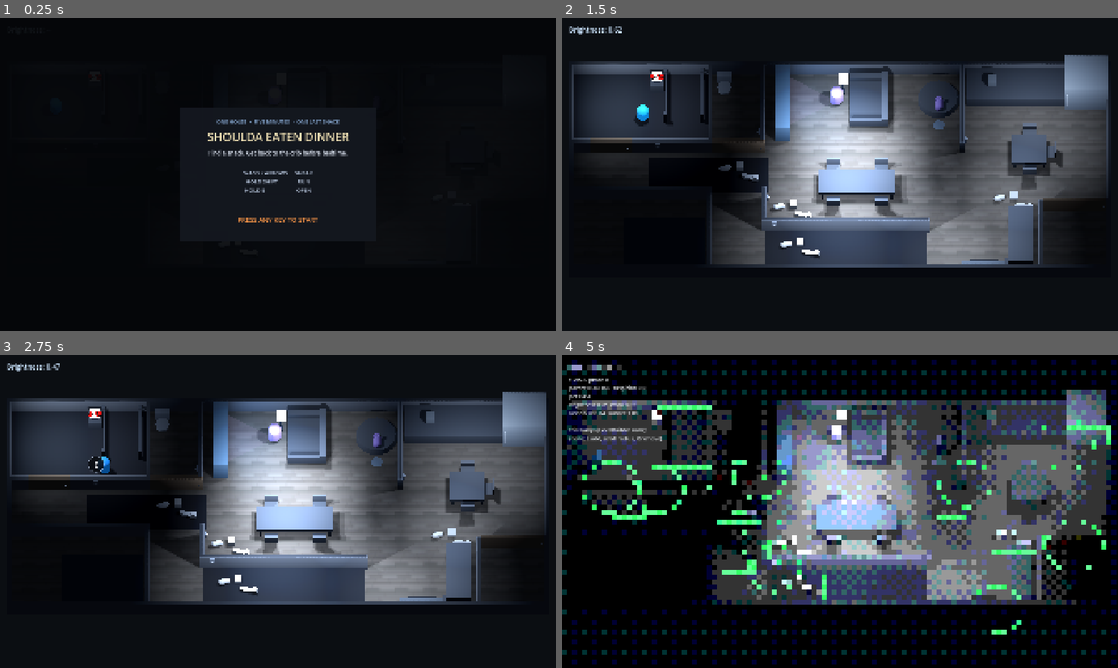
Above: before the commit, frames 1-4 (two rows, left to right).
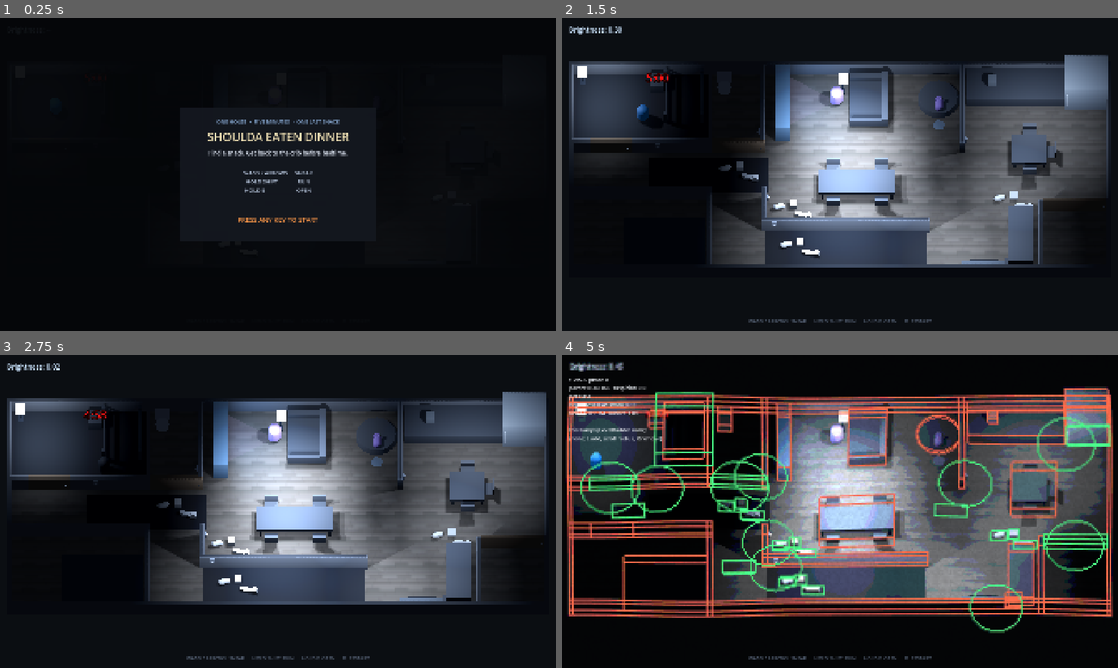
Above: after the commit, the same moments.

Repository: mrglass86/gmtk-gamejam-2026
Game: Godot game, scene res://scenes/Main.tscn
Two runs of this game, one before a commit and one after it. Both use one fixed random seed, a clock stepped at 60 frames per second and the inputs below. Sound files missing from this copy of the repository are replaced by a short silence.
Inputs (mouse positions are in pixels of both pictures, inside the frame that each line leads up to):
- Up to frame 1 (0.25 s): no input
- Up to frame 2 (1.5 s): tap Enter at 0.5 s; move the mouse to (962, 158) at 0.52 s; hold D (move_right) 0.53-1.28 s; hold E (interact) 0.53-1.28 s; click (962, 158) at 0.67 s; tap Space at 0.77 s; tap Shift (run) at 0.8, 1.35 s; move the mouse to (728, 190) at 1.27 s; hold S (move_back) from 1.28 s (still down); click (728, 190) at 1.42 s
- Up to frame 3 (2.75 s): tap Space at 1.52 s; tap E (interact) at 1.55 s; move the mouse to (333, 442) at 2.02 s; release S (move_back) at 2.03 s; hold D (move_right) from 2.03 s (still down); hold E (interact) from 2.03 s (still down); click (333, 442) at 2.17 s; tap Shift (run) at 2.3 s
- Up to frame 4 (5 s): tap R (restart) at 2.75, 3.5 s; move the mouse to (812, 574) at 2.77 s; release D (move_right) at 2.78 s; release E (interact) at 2.78 s; hold W (move_forward) 2.78-3.53 s; tap Shift (run) at 2.85 s; click (812, 574) at 2.92 s; tap Space at 3.02, 3.77, 4.52 s; tap E (interact) at 3.05, 4.55 s; move the mouse to (1006, 558) at 3.52 s; hold Shift (run) 3.53-4.28 s; hold A (move_left) from 3.53 s (still down); tap G at 3.6 s; click (1006, 558) at 3.67 s; tap \ (debug_overlay) at 4.15 s; move the mouse to (673, 464) at 4.27 s; tap B at 4.35 s; click (673, 464) at 4.42 s; tap K (debug_remove_lamp) at 4.9 s

The runs differ from the first frame. In frame 2, 3.7% of the frame differs, in the area x 1-67%, y 2-98%; in frame 3, 3.5%; in frame 4, 48%, in the area x 0-100%, y 1-99%.

Commit message:
Paper stop-motion filter, sightline interactions, fair toy hitboxes, red world wireframes, margin controls, bigger clock, corner lamp

Diff:
--- a/game/scenes/Main.tscn
+++ b/game/scenes/Main.tscn
@@ -353,9 +353,9 @@
 position = Vector3(-10.2, 1.0, -5.6)
 modulate = Color(0.95, 0.08, 0.08, 1)
 outline_modulate = Color(0.08, 0.01, 0.01, 1)
-font_size = 48
-outline_size = 8
-pixel_size = 0.008
+font_size = 64
+outline_size = 10
+pixel_size = 0.01
 billboard = 1
 no_depth_test = true
 text = "5:00"
@@ -458,6 +458,21 @@
 grow_vertical = 2
 mouse_filter = 2
 script = ExtResource("18_interact_hud")
+
+[node name="ControlsHint" type="Label" parent="GameFlow"]
+anchors_preset = 12
+anchor_top = 1.0
+anchor_right = 1.0
+anchor_bottom = 1.0
+offset_top = -46.0
+offset_bottom = -14.0
+grow_horizontal = 2
+grow_vertical = 0
+theme_override_colors/font_color = Color(0.5, 0.57, 0.68, 0.66)
+theme_override_font_sizes/font_size = 17
+text = "WASD / ARROWS  SNEAK      HOLD SHIFT  RUN      HOLD E  OPEN      R  RESTART"
+horizontal_alignment = 1
+mouse_filter = 2
 
 [node name="TitleCard" type="Control" parent="GameFlow"]
 layout_mode = 3
--- a/game/scripts/DebugTools.gd
+++ b/game/scripts/DebugTools.gd
@@ -386,6 +386,36 @@
 	line_material.no_depth_test = true
 	instance.material_override = line_material
 	_collision_debug_root.add_child(instance)
+
+	# World collision (walls, furniture, props) draws in red so wrong-side
+	# interactions and blocked routes are inspectable (2026-07-25).
+	var world_lines: ImmediateMesh = ImmediateMesh.new()
+	world_lines.surface_begin(Mesh.PRIMITIVE_LINES)
+	for candidate: Node in get_tree().get_nodes_in_group("nav_source"):
+		if candidate is NoiseSurface:
+			continue
+		var static_body: StaticBody3D = candidate as StaticBody3D
+		if static_body == null:
+			continue
+		if _is_floor_surface_body(static_body):
+			continue
+		_append_collision_shapes(world_lines, static_body)
+	world_lines.surface_end()
+	var world_instance: MeshInstance3D = MeshInstance3D.new()
+	world_instance.mesh = world_lines
+	var world_material: StandardMaterial3D = StandardMaterial3D.new()
+	world_material.shading_mode = BaseMaterial3D.SHADING_MODE_UNSHADED
+	world_material.albedo_color = Color(0.95, 0.32, 0.25)
+	world_material.no_depth_test = true
+	world_instance.material_override = world_material
+	_collision_debug_root.add_child(world_instance)
+
+
+func _is_floor_surface_body(body: StaticBody3D) -> bool:
+	for group: StringName in body.get_groups():
+		if String(group).begins_with("surface_"):
+			return true
+	return false
 
 
 func _append_collision_shapes(lines: ImmediateMesh, root: Node3D) -> void:
--- a/game/scripts/LevelBuilder.gd
+++ b/game/scripts/LevelBuilder.gd
@@ -155,14 +155,17 @@
 
 
 func _build_lights() -> void:
+	# Floor lamp in the far west corner so nothing obstructs the nightstand
+	# clock — the countdown itself (2026-07-25 ruling). The analytic pool
+	# moves with it: the crib side of the bedroom reads darker now.
 	_add_omni(
 		"KidLampVisual",
 		"bedroom",
-		Vector3(-10.2, 1.12, -5.6),
+		Vector3(-14.35, 1.12, -5.85),
 		0.85,
-		0.70,
+		0.0,
 		-1.0,
-		Vector3(-10.8, 4.5, -3.8)
+		Vector3(-13.8, 4.5, -4.6)
 	)
 	_add_omni(
 		"LivingLampVisual",
--- a/game/scripts/Main.gd
+++ b/game/scripts/Main.gd
@@ -121,7 +121,7 @@
 
 
 func _verify_light_system() -> void:
-	var bedroom_anchor: Vector3 = Vector3(-10.2, 0.0, -5.6)
+	var bedroom_anchor: Vector3 = Vector3(-14.35, 0.0, -5.85)
 	assert(is_equal_approx(LightSystem.get_brightness_at(bedroom_anchor), 1.0))
 	assert(is_zero_approx(LightSystem.get_brightness_at(Vector3(-30.0, 0.0, 0.0))))
 
@@ -298,9 +298,16 @@
 		var hazard: NoiseSurface = get_node("Level/%s" % hazard_name) as NoiseSurface
 		assert(hazard.surface_height <= 0.03, "%s is too tall to walk over." % hazard_name)
 		var collisions: Array[Node] = hazard.find_children("*", "CollisionShape3D", true, false)
-		assert(collisions.size() == 1, "%s needs exactly one overlay collider." % hazard_name)
-		var collision: CollisionShape3D = collisions[0] as CollisionShape3D
-		assert(collision.position.y >= 0.0, "%s collision is not floor-flush." % hazard_name)
+		var expected_colliders: int = (
+			3 if hazard.is_in_group(&"surface_toys") else 1
+		)
+		assert(
+			collisions.size() == expected_colliders,
+			"%s has the wrong overlay collider count." % hazard_name
+		)
+		for collision_node: Node in collisions:
+			var collision: CollisionShape3D = collision_node as CollisionShape3D
+			assert(collision.position.y >= 0.0, "%s collision is not floor-flush." % hazard_name)
 
 	var bathroom_door: DinnerDoor = get_node(
 		"Level/BathroomDoor"
@@ -1058,14 +1065,17 @@
 			true,
 			false
 		)
-		assert(collisions.size() == 1)
-		var overlay_shape: BoxShape3D = (
-			(collisions[0] as CollisionShape3D).shape as BoxShape3D
-		)
-		assert(overlay_shape != null)
-		assert(is_equal_approx(overlay_shape.size.x, toy.surface_size.x))
-		assert(is_equal_approx(overlay_shape.size.y, toy.surface_height))
-		assert(is_equal_approx(overlay_shape.size.z, toy.surface_size.y))
+		# Per-piece trap colliders (2026-07-25 fairness ruling): pill, train,
+		# and block each carry a tight box; no blanket collider remains.
+		assert(collisions.size() == 3)
+		for collision_node: Node in collisions:
+			var piece_shape: BoxShape3D = (
+				(collision_node as CollisionShape3D).shape as BoxShape3D
+			)
+			assert(piece_shape != null)
+			assert(is_equal_approx(piece_shape.size.y, toy.surface_height))
+			assert(piece_shape.size.x < toy.surface_size.x)
+			assert(piece_shape.size.z < toy.surface_size.y)
 		assert(toy.get_node("ToyPill") is MeshInstance3D)
 		assert(toy.get_node("ToyBlock") is MeshInstance3D)
 		var train: Node3D = toy.get_node("ToyTrain") as Node3D
@@ -1345,7 +1355,7 @@
 	var capsule_material: StandardMaterial3D = player.get(
 		"_capsule_material"
 	) as StandardMaterial3D
-	player.global_position = Vector3(-10.2, 0.6, -5.6)
+	player.global_position = Vector3(-14.35, 0.6, -5.85)
 	player.call("_update_capsule_readout")
 	var lit_brightness: float = LightSystem.get_brightness_at(
 		player.global_position
@@ -2068,9 +2078,10 @@
 	for toy_name: String in ["ToyHallRug", "ToyDining", "ToyCarpet"]:
 		var toy: NoiseSurface = level.get_node(toy_name) as NoiseSurface
 		assert(toy.surface_height <= 0.03)
+		# Per-piece trap colliders (2026-07-25 fairness ruling).
 		assert(
 			toy.find_children("*", "CollisionShape3D", true, false).size()
-			== 1
+			== 3
 		)
 		assert(
 			toy.find_children("*", "MeshInstance3D", true, false).size()
@@ -2687,32 +2698,10 @@
 		) as MeshInstance3D
 		assert(toggle.position.normalized().dot(normal) > 0.99)
 
-	var fixture_rows: Array[Dictionary] = [
-		{"fixture": "KidLampVisual", "support": "Nightstand"},
-	]
-	for fixture_row: Dictionary in fixture_rows:
-		var fixture: Node3D = level.get_node(
-			fixture_row["fixture"]
-		) as Node3D
-		var base: MeshInstance3D = fixture.get_node("Base") as MeshInstance3D
-		var base_bounds: AABB = base.global_transform * base.get_aabb()
-		var support: Node3D = level.get_node(
-			fixture_row["support"]
-		) as Node3D
-		var support_bounds: AABB
-		if fixture_row.has("surface"):
-			var surface: MeshInstance3D = support.get_node(
-				fixture_row["surface"]
-			) as MeshInstance3D
-			support_bounds = surface.global_transform * surface.get_aabb()
-		else:
-			support_bounds = _visible_mesh_world_aabb(support)
-		assert(
-			absf(base_bounds.position.y - support_bounds.end.y) < 0.01,
-			"%s does not sit on %s."
-			% [fixture_row["fixture"], fixture_row["support"]]
-		)
+	# The kid lamp stands on the floor in the far corner so nothing obstructs
+	# the nightstand clock — the countdown itself (2026-07-25 ruling).
 	for floor_fixture_name: String in [
+		"KidLampVisual",
 		"LivingLampVisual",
 	]:
 		var floor_base: MeshInstance3D = level.get_node(
@@ -2763,19 +2752,21 @@
 	}
 	for hazard_name: String in hazard_support_tops:
 		var hazard: NoiseSurface = level.get_node(hazard_name) as NoiseSurface
-		var hazard_collision: CollisionShape3D = hazard.find_children(
+		for hazard_shape: Node in hazard.find_children(
 			"*",
 			"CollisionShape3D",
 			true,
 			false
-		)[0] as CollisionShape3D
-		var hazard_bounds: AABB = _collision_world_aabb(hazard_collision)
-		assert(
-			is_equal_approx(
-				hazard_bounds.position.y,
-				float(hazard_support_tops[hazard_name])
+		):
+			var hazard_bounds: AABB = _collision_world_aabb(
+				hazard_shape as CollisionShape3D
 			)
-		)
+			assert(
+				is_equal_approx(
+					hazard_bounds.position.y,
+					float(hazard_support_tops[hazard_name])
+				)
+			)
 
 	var navigation_region: NavigationRegion3D = (
 		$Level/NavigationRegion3D as NavigationRegion3D
--- a/game/scripts/NoiseSurface.gd
+++ b/game/scripts/NoiseSurface.gd
@@ -49,6 +49,8 @@
 		elif surface_group == &"surface_toys":
 			if show_surface_visual:
 				_build_toy_shapes()
+			_add_toy_piece_collisions()
+			shape = null
 		else:
 			var box_mesh: BoxMesh = BoxMesh.new()
 			box_mesh.size = Vector3(
@@ -75,10 +77,46 @@
 		mesh_instance.position.y = surface_height * 0.5
 		add_child(mesh_instance)
 
-	var collision: CollisionShape3D = CollisionShape3D.new()
-	collision.shape = shape
-	collision.position.y = surface_height * 0.5
-	add_child(collision)
+	if shape != null:
+		var collision: CollisionShape3D = CollisionShape3D.new()
+		collision.shape = shape
+		collision.position.y = surface_height * 0.5
+		add_child(collision)
+
+
+## Tighter per-piece trap colliders (2026-07-25 fairness ruling): the squeak
+## fires on the pill, train, and block themselves — with a small grace margin
+## — not on the empty floor between them. Mirrors _build_toy_shapes layout.
+func _add_toy_piece_collisions() -> void:
+	var spread_x: float = maxf(surface_size.x, 1.8)
+	var spread_z: float = maxf(surface_size.y, 0.9)
+	var piece_boxes: Array[Dictionary] = [
+		{
+			"center": Vector2(-spread_x * 0.31, -spread_z * 0.2),
+			"size": Vector2(0.92, 0.62),
+		},
+		{
+			"center": Vector2(spread_x * 0.25, spread_z * 0.18),
+			"size": Vector2(1.25, 0.58),
+		},
+		{
+			"center": Vector2(0.0, -spread_z * 0.3),
+			"size": Vector2(0.64, 0.64),
+		},
+	]
+	for piece: Dictionary in piece_boxes:
+		var piece_center: Vector2 = piece["center"]
+		var piece_size: Vector2 = piece["size"]
+		var box_shape: BoxShape3D = BoxShape3D.new()
+		box_shape.size = Vector3(piece_size.x, surface_height, piece_size.y)
+		var collision: CollisionShape3D = CollisionShape3D.new()
+		collision.shape = box_shape
+		collision.position = Vector3(
+			piece_center.x,
+			surface_height * 0.5,
+			piece_center.y
+		)
+		add_child(collision)
 
 
 func _build_toy_shapes() -> void:
--- a/game/scripts/Player.gd
+++ b/game/scripts/Player.gd
@@ -69,7 +69,9 @@
 @export_group("B19 Runtime Verification")
 @export var verify_b19_hardwood_position: Vector3 = Vector3(-11.1, 0.6, 3.95)
 @export var verify_b19_creaky_position: Vector3 = Vector3(6.2, 0.6, 0.0)
-@export var verify_b19_toys_position: Vector3 = Vector3(-2.6, 0.6, 2.4)
+## Starts inside ToyDining's train-piece collider so the sneak-walk sample
+## lands on a real toy under the per-piece trap colliders.
+@export var verify_b19_toys_position: Vector3 = Vector3(-2.55, 0.6, 2.65)
 @export var verify_b19_loudness_tolerance: float = 0.03
 @export var verify_b19_sample_timeout: float = 1.0
 
@@ -202,6 +204,8 @@
 		)
 		if distance > radius:
 			continue
+		if not _has_interaction_sightline(interactable):
+			continue
 		var priority: int = 1 if interactable is DinnerDoor else 0
 		if (
 			distance < best_distance - INTERACTION_TIE_EPSILON
@@ -218,6 +222,38 @@
 
 func is_interaction_target(candidate: Node3D) -> bool:
 	return candidate != null and get_nearest_interactable() == candidate
+
+
+## Interactions require a wall-free line: pressing E through a wall at a
+## switch mounted on its far face read as a bug (2026-07-25 playtest). The
+## flat ray stays under the 1.2 m walls; the target's own bodies are
+## excluded so a closed door remains reachable, and floor-detail overlays
+## live on layer 2 so they never block.
+func _has_interaction_sightline(interactable: Node3D) -> bool:
+	var ray_height: float = 0.95
+	var from_point: Vector3 = Vector3(
+		global_position.x,
+		ray_height,
+		global_position.z
+	)
+	var to_point: Vector3 = Vector3(
+		interactable.global_position.x,
+		ray_height,
+		interactable.global_position.z
+	)
+	var query: PhysicsRayQueryParameters3D = (
+		PhysicsRayQueryParameters3D.create(from_point, to_point, 1)
+	)
+	var exclusions: Array[RID] = [get_rid()]
+	for body_node: Node in interactable.find_children(
+		"*",
+		"CollisionObject3D",
+		true,
+		false
+	):
+		exclusions.append((body_node as CollisionObject3D).get_rid())
+	query.exclude = exclusions
+	return get_world_3d().direct_space_state.intersect_ray(query).is_empty()
 
 
 func _apply_movement(delta: float) -> void:
--- a/game/shaders/retro_dither.gdshader
+++ b/game/shaders/retro_dither.gdshader
@@ -1,31 +1,69 @@
 shader_type canvas_item;
 
-// Retro mockup filter (2026-07-25): ordered Bayer dither plus palette
-// quantise over the finished frame, with optional chunky pixel snapping.
-// Toggled at runtime with G; ships default-off until the director rules on
-// the look. Colour-preserving (per-channel quantise) so the night palette
-// and the dark-is-safe read survive.
+// Construction-paper stop-motion filter (2026-07-25 direction, replacing the
+// first Bayer-dither mockup): soft posterised colour, paper-fibre grain, and
+// a low-fps "boil" — the grain, a tiny cutout wobble, and a slight exposure
+// flicker all re-randomise at boil_fps, like paper cutouts re-photographed
+// frame by frame. Toggled at runtime with G; default off until the director
+// rules on the look.
 
-uniform sampler2D screen_texture : hint_screen_texture, filter_nearest;
-uniform float color_levels : hint_range(2.0, 12.0) = 5.0;
-uniform float dither_strength : hint_range(0.0, 1.0) = 0.55;
-uniform float pixel_size : hint_range(1.0, 8.0) = 3.0;
+uniform sampler2D screen_texture : hint_screen_texture, filter_linear;
+uniform float boil_fps : hint_range(2.0, 24.0) = 8.0;
+uniform float wobble_pixels : hint_range(0.0, 4.0) = 1.3;
+uniform float grain_amount : hint_range(0.0, 0.4) = 0.11;
+uniform float color_levels : hint_range(3.0, 16.0) = 7.0;
+uniform float posterize_mix : hint_range(0.0, 1.0) = 0.65;
+uniform float exposure_flicker : hint_range(0.0, 0.08) = 0.018;
 
-const mat4 BAYER = mat4(
-	vec4(0.0, 8.0, 2.0, 10.0),
-	vec4(12.0, 4.0, 14.0, 6.0),
-	vec4(3.0, 11.0, 1.0, 9.0),
-	vec4(15.0, 7.0, 13.0, 5.0)
-) / 16.0;
+float hash_21(vec2 p) {
+	p = fract(p * vec2(123.34, 456.21));
+	p += dot(p, p + 45.32);
+	return fract(p.x * p.y);
+}
+
+float value_noise(vec2 p) {
+	vec2 cell = floor(p);
+	vec2 offset = fract(p);
+	offset = offset * offset * (3.0 - 2.0 * offset);
+	float bottom = mix(
+		hash_21(cell),
+		hash_21(cell + vec2(1.0, 0.0)),
+		offset.x
+	);
+	float top = mix(
+		hash_21(cell + vec2(0.0, 1.0)),
+		hash_21(cell + vec2(1.0, 1.0)),
+		offset.x
+	);
+	return mix(bottom, top, offset.y);
+}
 
 void fragment() {
-	vec2 block = floor(FRAGCOORD.xy / pixel_size);
-	vec2 snapped_uv = (block * pixel_size + pixel_size * 0.5) * SCREEN_PIXEL_SIZE;
-	vec3 color = texture(screen_texture, snapped_uv).rgb;
-	int bayer_x = int(mod(block.x, 4.0));
-	int bayer_y = int(mod(block.y, 4.0));
-	float threshold = BAYER[bayer_y][bayer_x] - 0.5;
-	color += threshold * dither_strength / color_levels;
-	color = floor(color * color_levels + 0.5) / color_levels;
+	float boil_frame = floor(TIME * boil_fps);
+	vec2 boil_seed = vec2(
+		hash_21(vec2(boil_frame, 1.7)),
+		hash_21(vec2(boil_frame, 9.2))
+	) * 64.0;
+
+	// Cutout wobble: a coarse noise field nudges where each pixel samples,
+	// re-rolled every boil frame — the whole scene shimmies like paper.
+	vec2 wobble = vec2(
+		value_noise(FRAGCOORD.xy * 0.015 + boil_seed),
+		value_noise(FRAGCOORD.xy * 0.015 + boil_seed + 31.7)
+	) - 0.5;
+	vec2 sample_uv = SCREEN_UV + wobble * wobble_pixels * SCREEN_PIXEL_SIZE * 2.0;
+	vec3 color = texture(screen_texture, sample_uv).rgb;
+
+	// Soft posterise: flat construction-paper tones, not hard dither bands.
+	vec3 quantized = floor(color * color_levels + 0.5) / color_levels;
+	color = mix(color, quantized, posterize_mix);
+
+	// Paper fibre: fine multiplicative grain, re-rolled per boil frame.
+	float fibre = value_noise(FRAGCOORD.xy * 0.85 + boil_seed * 3.1) - 0.5;
+	color *= 1.0 + fibre * grain_amount;
+
+	// Per-frame exposure wobble, like a hand-cranked camera.
+	color *= 1.0 + (hash_21(vec2(boil_frame, 4.4)) - 0.5) * 2.0 * exposure_flicker;
+
 	COLOR = vec4(color, 1.0);
 }
Not shown, changed: gamejam/DECISIONS.md
